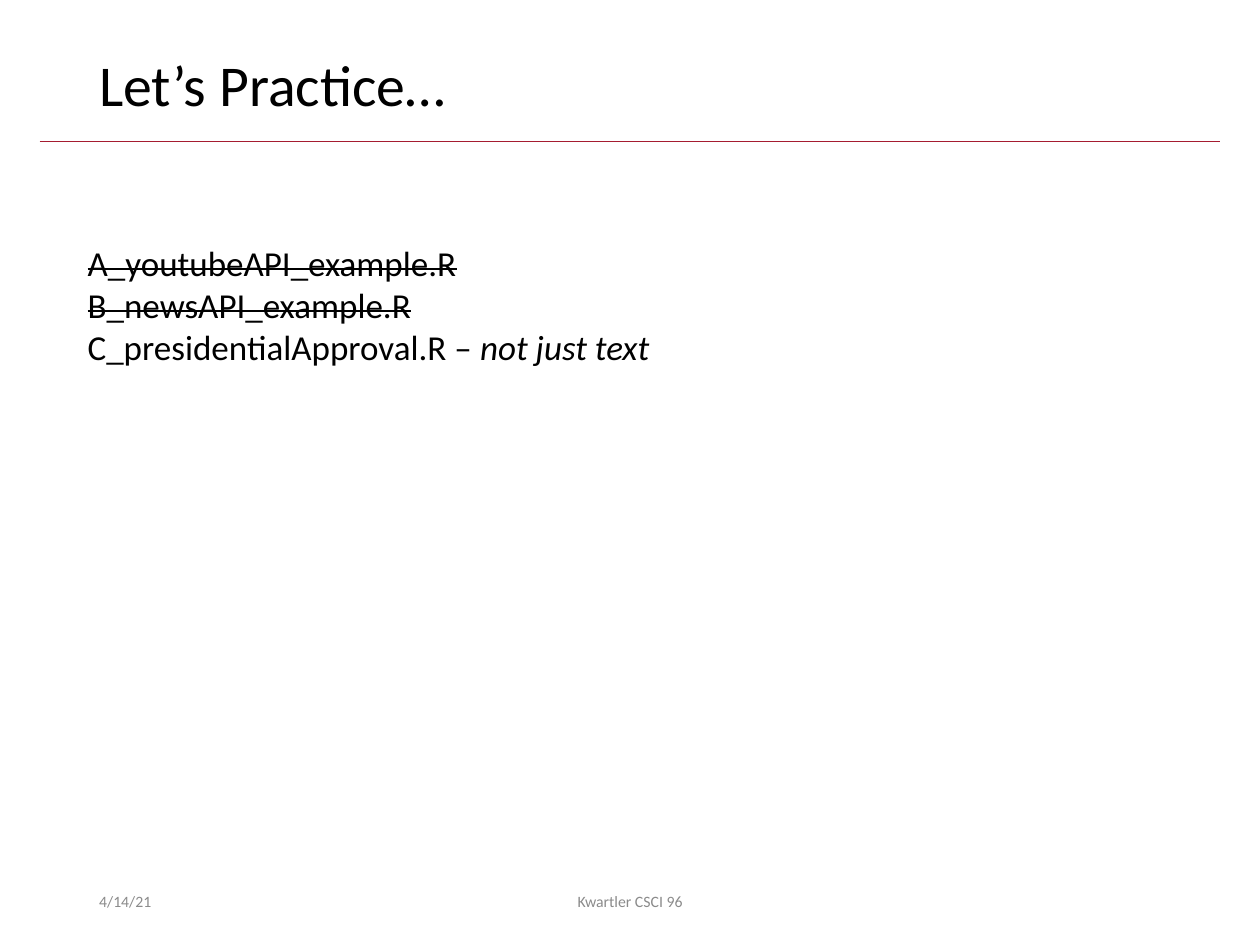
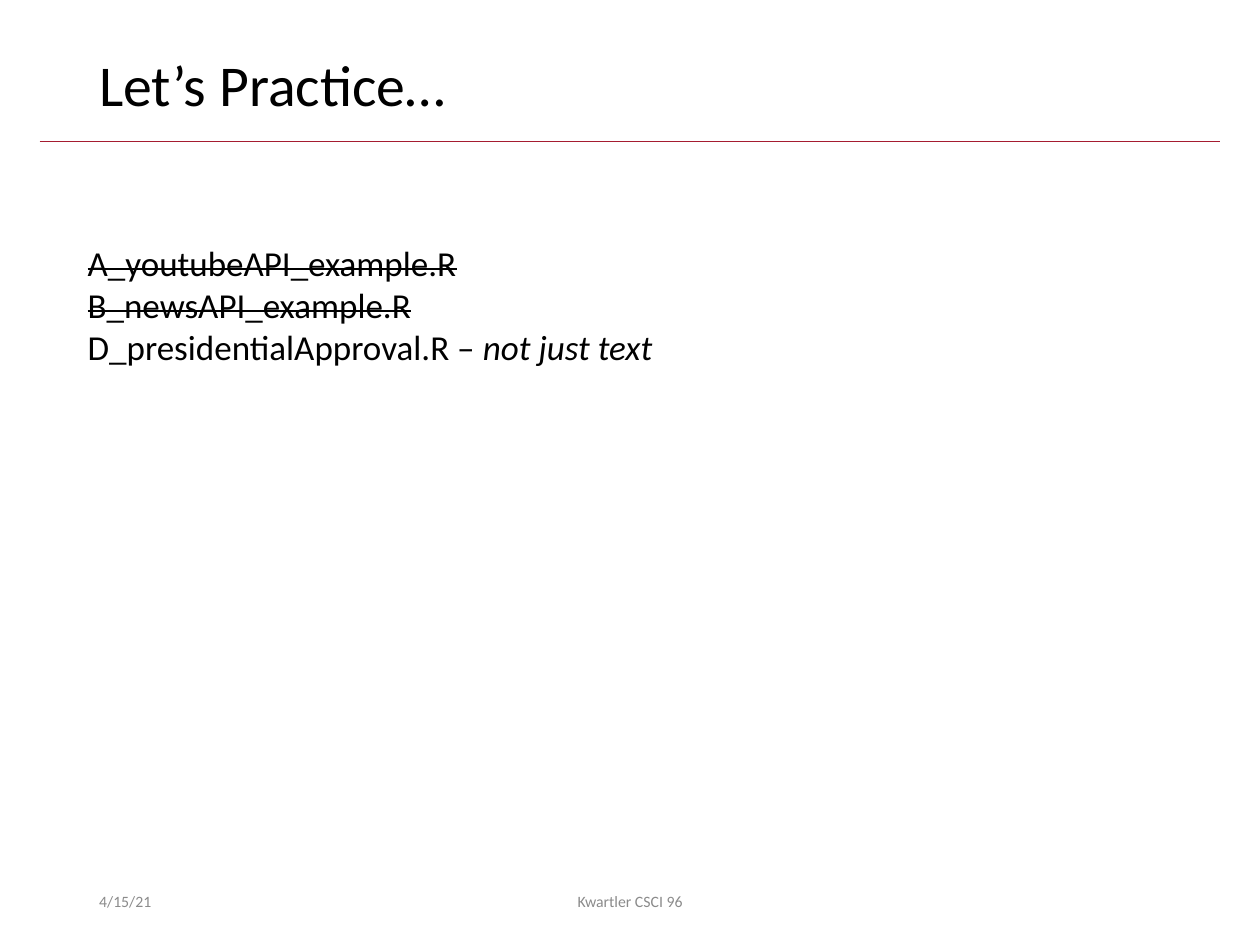
Before and after one commit to kwartler/Harvard_NLP_Student, a slide deck: slide 17 of lessons/K_Ethics_APIs/APIs.pptx. Drawn at 1260x945 pixels with LibreOffice and Linux fonts; fonts in the diff are those of the drawing; background and template pictures are left out. Boxes give left, top, right and bottom in pixels: in the first picture for what was removed or moved away, otherwise in the second. Text is boxed around its words. In the diff, an @@ line names an element or a change of style, - is before the commit and + after.

```diff
--- a/lessons/K_Ethics_APIs/APIs.pptx
+++ b/lessons/K_Ethics_APIs/APIs.pptx
@@ text at <box>88,335,652,366</box>: text changed @@
-C_presidentialApproval.R – not just text
+D_presidentialApproval.R – not just text
@@ text at <box>99,896,151,908</box>: text changed @@
-4/14/21
+4/15/21
```
Also in this commit, not shown: 17 other slides changed, 3 other files.
